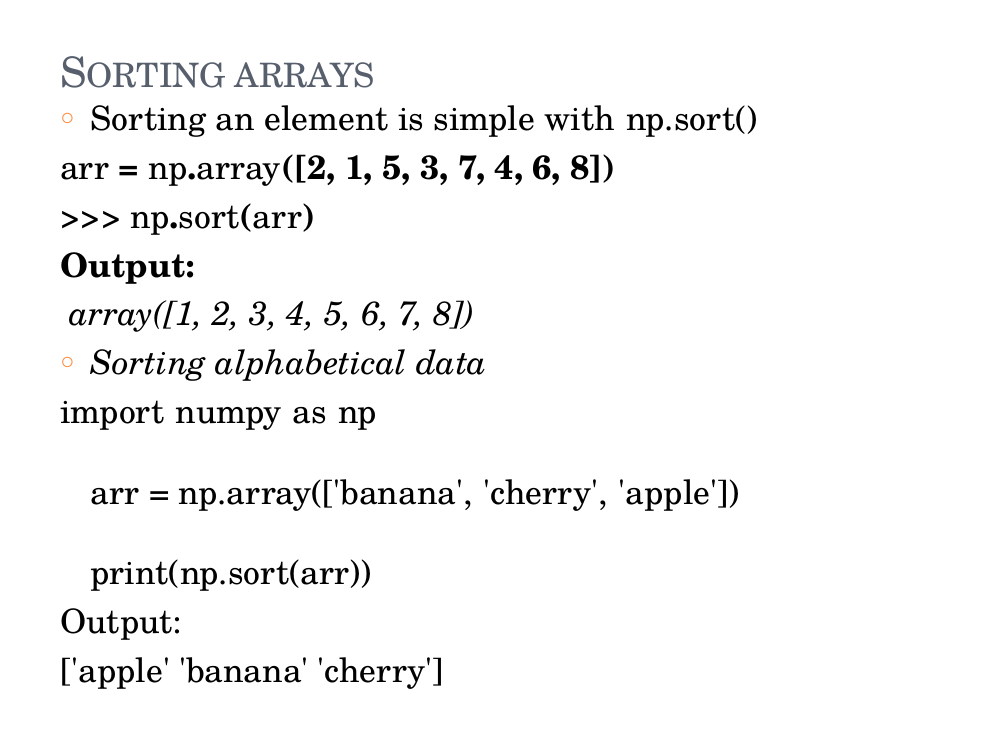
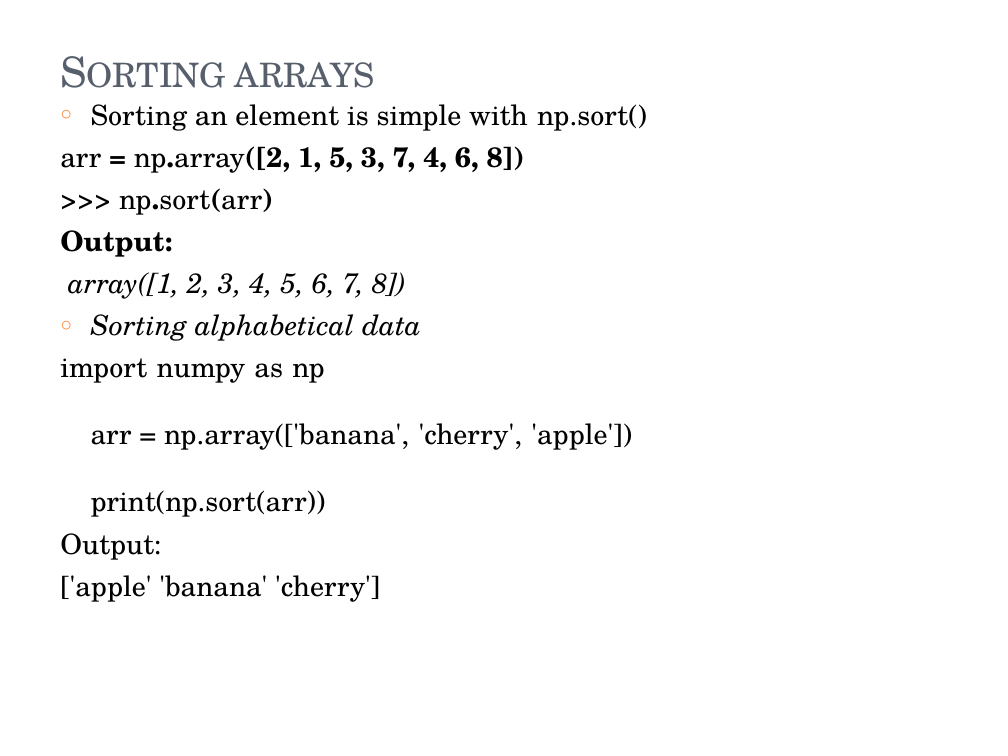
Before and after one commit to keonicsx/Code_Storage, a slide deck: slide 13 of ppt_m4/Module 4.pptx. Drawn at 1008x756 pixels with LibreOffice and Linux fonts; fonts in the diff are those of the drawing. Boxes give left, top, right and bottom in pixels: in the first picture for what was removed or moved away, otherwise in the second. Text is boxed around its words. In the diff, an @@ line names an element or a change of style, - is before the commit and + after.

```diff
--- a/ppt_m4/Module 4.pptx
+++ b/ppt_m4/Module 4.pptx
@@ text "Sorting an element is simple ..." at (x1=60, y1=104, x2=647, y2=602): size 24 to 20 pt @@
```
Also in this commit, not shown: 16 other slides changed, 1 slide added, 3 slides removed, 3 other files.
